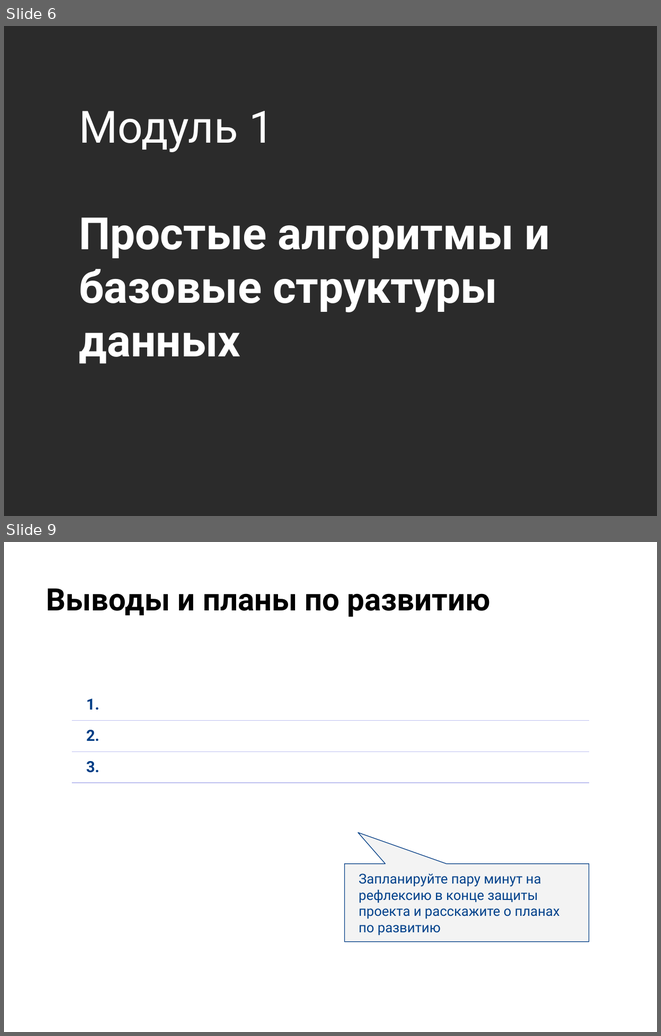
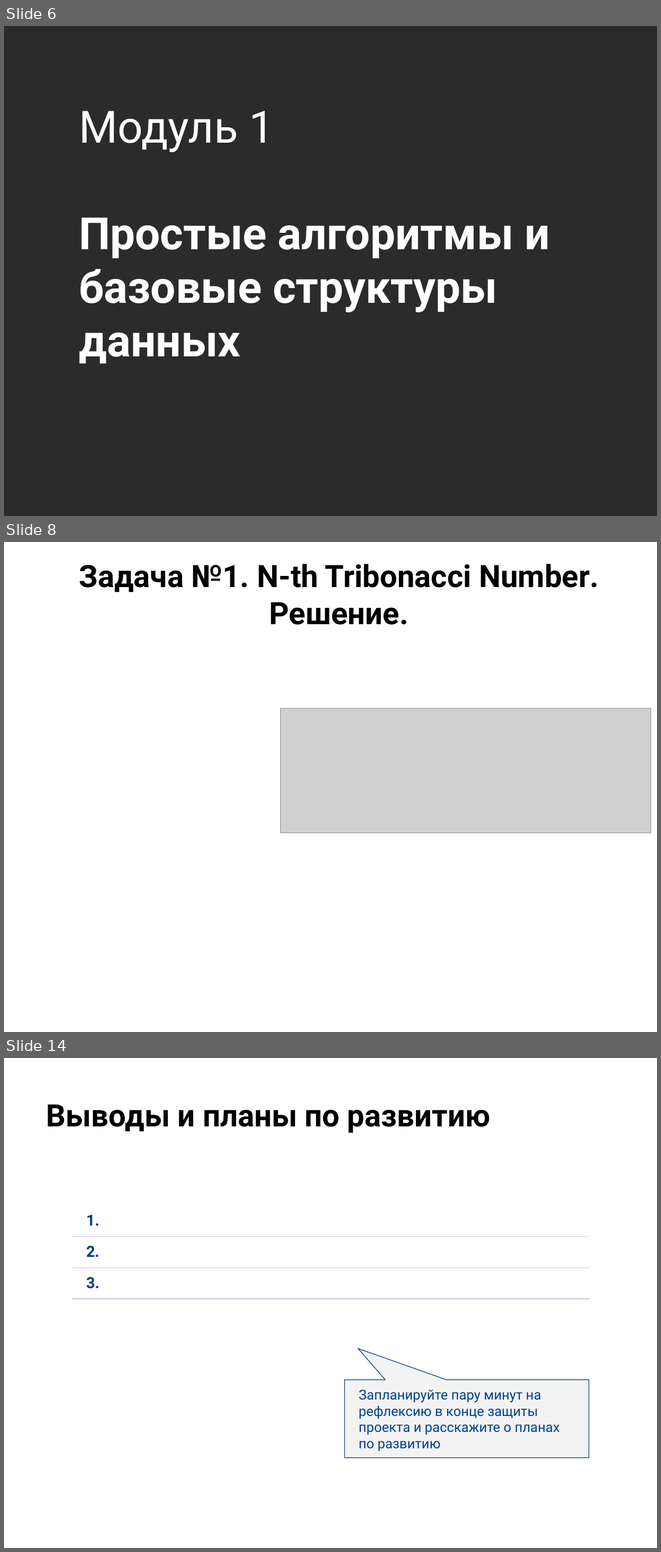
Before and after one commit to KateKorotkova/Otus.ProjectWork, a slide deck: Otus.ProjectWork.pptx. Shown one above the other, each under a label of ours: slides 6 and 9 before the commit, slides 6, 8 and 14 after it; the slides between them are not shown. The pictures are 661x1036 and 661x1552 pixels, drawn with LibreOffice and Linux fonts; fonts in the diff are those of the drawing; grey boxes stand for pictures; background and template pictures are left out; a plain dark background stands for a picture behind light text. Boxes give left, top, right and bottom in pixels: in the first picture for what was removed or moved away, otherwise in the second. Text is boxed around its words. In the diff, an @@ line names an element or a change of style, - is before the commit and + after.

Commit message:
implemented Tribonacci algorithm

```diff
--- a/Otus.ProjectWork.pptx
+++ b/Otus.ProjectWork.pptx
@@ slide 8 added at (x1=4, y1=542, x2=657, y2=1032), background picture (left out) @@
@@ title added at (x1=79, y1=564, x2=599, y2=625), 34 pt, text #000000, bold @@
+Задача №1. N-th Tribonacci Number. Решение.
@@ picture added at (x1=280, y1=708, x2=651, y2=832) @@
@@ what was slide 9 is now slide 14 @@
```
Also in this commit, not shown: 6 other slides added, 2 slides removed, 5 other files.
